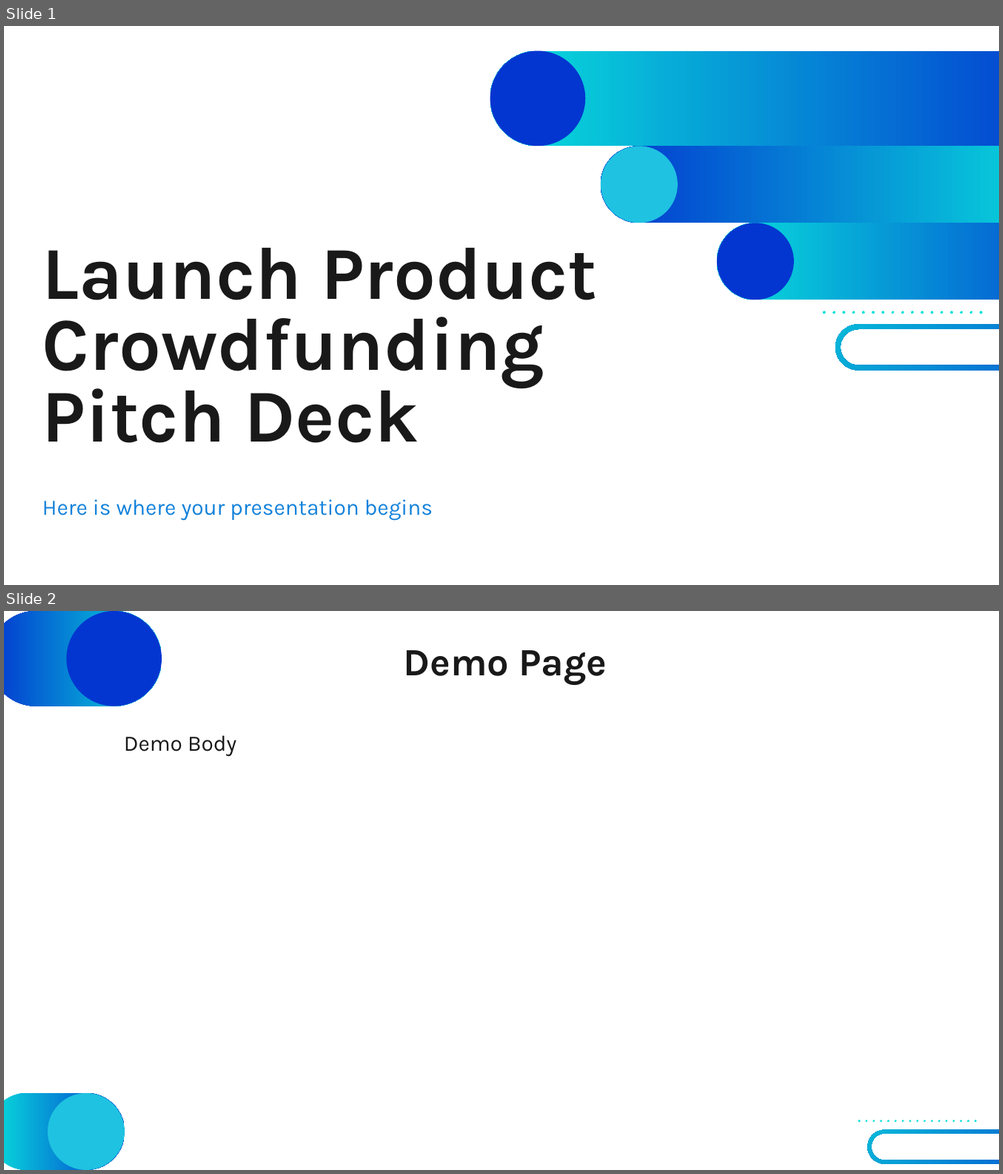
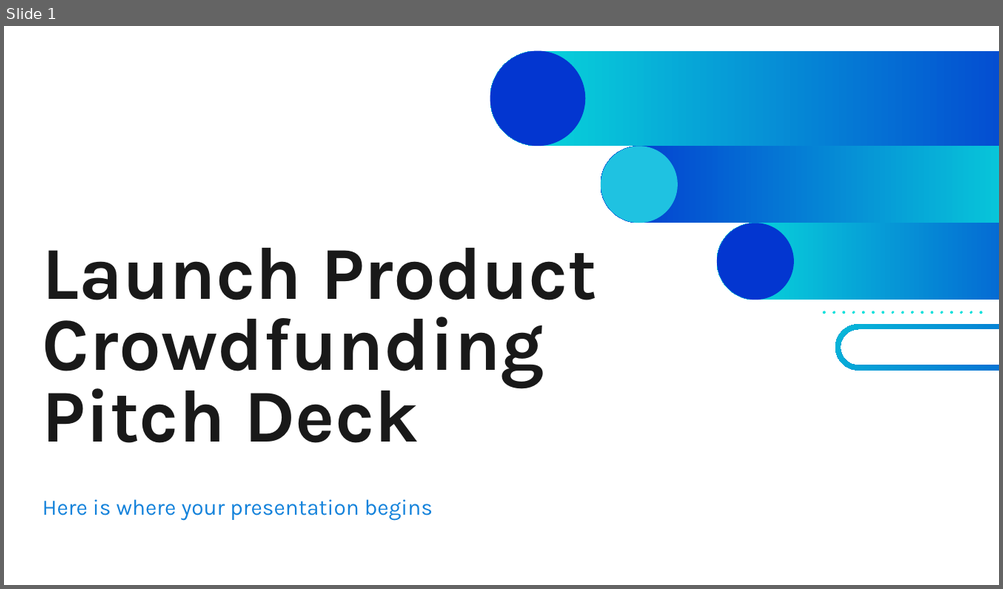
Before and after one commit to ctoriola/synoptic-webapp, a slide deck: template1.pptx. Shown one above the other, each under a label of ours: slides 1 and 2 before the commit, slide 1 after it. The pictures are 1003x1174 and 1003x589 pixels, drawn with LibreOffice and Linux fonts; fonts in the diff are those of the drawing. Boxes give left, top, right and bottom in pixels: in the first picture for what was removed or moved away, otherwise in the second. Text is boxed around its words. In the diff, an @@ line names an element or a change of style, - is before the commit and + after.

Commit message:
slide improvements 2

```diff
--- a/template1.pptx
+++ b/template1.pptx
@@ slide 2 removed at (4,611,999,1170), background #FFFFFF @@
@@ rounded rectangle removed at (4,611,162,706) @@
@@ ellipse removed at (67,611,162,706) @@
@@ title removed at (404,650,607,685) @@
-Demo Page
@@ text removed at (124,735,236,756) @@
-Demo Body
@@ group removed at (858,1052,999,1170): 4 freeform shapes @@
@@ rounded rectangle removed at (4,1093,125,1170) @@
@@ ellipse removed at (48,1093,125,1170) @@
```
Also in this commit, not shown: 1 other file.
